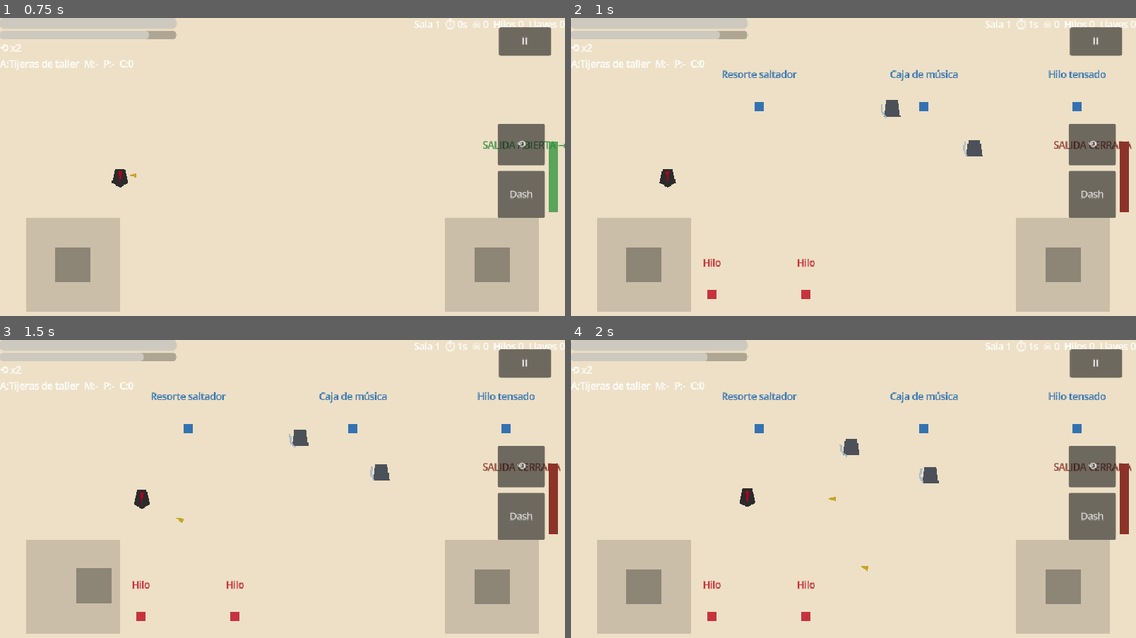
Above: before the commit, frames 1-4 (two rows, left to right).
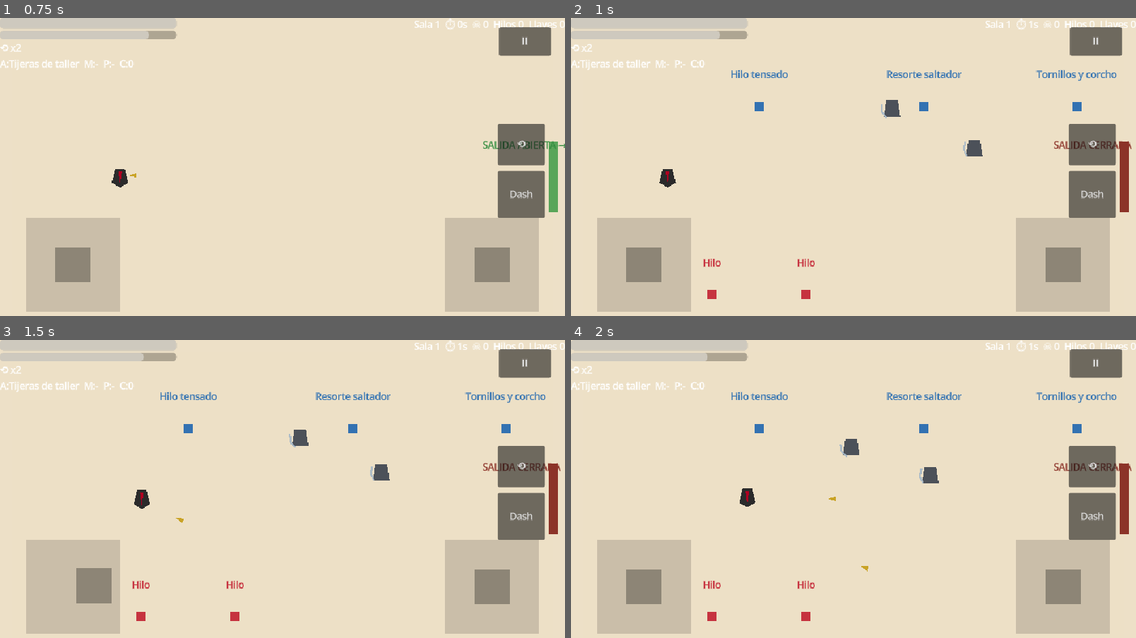
Above: after the commit, the same moments.

Repository: alex0593/Cuerda_y_Tijeras
Game: Godot game, scene res://gameplay/main/game.tscn
Two runs of this game, one before a commit and one after it. Both use one fixed random seed, a clock stepped at 60 frames per second and the inputs below.
Inputs (mouse positions are in pixels of both pictures, inside the frame that each line leads up to):
- Up to frame 1 (0.75 s): tap Enter at 0.5 s; move the mouse to (406, 161) at 0.52 s; hold D (move_right) from 0.53 s (still down); tap Space (dash) at 0.6 s; click (406, 161) at 0.67 s
- Up to frame 2 (1 s): keep holding D (move_right)
- Up to frame 3 (1.5 s): release D (move_right) at 1.25 s; drag from (169, 515) to (531, 497) at 1.27 s
- Up to frame 4 (2 s): no input

Frame 1 is identical in both runs. In frame 2, 0.6% of the frame differs, in the area x 26-97%, y 17-22%; in frame 3, 0.6%; in frame 4, 0.6%.

Commit message:
D-004: pool exclusiva del taller, 2 ofertas a la vista y llave
- economy.json: shop_pool (5 objetos), shop.offers=2, offers_with_key=3,
  key_cost=6 y version=2.
- SynergyDB expone la pool y valida precios, duplicados y el arma inicial.
- RoomGenerator v4 sortea shop_offers en la sala workshop con la semilla;
  la pool del taller ya no cae gratis en recompensas ni en el jefe.
- GameState: buy_key/unlock_shop_offer, visible_shop_offers() y
  shop_extra_unlocked persistido en el guardado.

Diff:
--- a/content/economy.json
+++ b/content/economy.json
@@ -1,5 +1,5 @@
 {
-  "version": 1,
+  "version": 2,
   "loot": {
     "start": [0, 0],
     "combat": [2, 4],
@@ -9,5 +9,12 @@
     "boss": [0, 0]
   },
   "prices": {"común": 5, "especial": 8, "rara": 12},
-  "shop": {"repair_cost": 6, "repair_amount": 1.0}
+  "shop": {
+    "repair_cost": 6,
+    "repair_amount": 1.0,
+    "key_cost": 6,
+    "offers": 2,
+    "offers_with_key": 3
+  },
+  "shop_pool": ["scissors_precision", "music_box", "glass_eye", "iron_magnet", "toy_glue"]
 }
--- a/core/game_state.gd
+++ b/core/game_state.gd
@@ -31,6 +31,8 @@
 var kills := 0
 var threads := 0
 var keys := 0
+# La tercera oferta del taller se paga con una llave (doc 07 §13).
+var shop_extra_unlocked := false
 var items: Array[String] = ["scissors_basic"]
 var item_charges: Dictionary = {}
 var inventory: Dictionary = {}
@@ -78,6 +80,7 @@
 	kills = 0
 	threads = 0
 	keys = 0
+	shop_extra_unlocked = false
 	items = ["scissors_basic"]
 	item_charges.clear()
 	_rebuild_inventory()
@@ -332,6 +335,60 @@
 	heal(SynergyDB.get_repair_amount())
 	return true
 
+# --- Llaves del taller -------------------------------------------------------
+# Una llave abre la tercera oferta de la pool exclusiva y se gasta al usarla.
+
+func get_key_info() -> Dictionary:
+	var cost := SynergyDB.get_key_cost()
+	var result := {"allowed": false, "reason": "", "cost": cost}
+	if not is_running:
+		result["reason"] = "sin partida en curso"
+	elif shop_extra_unlocked:
+		result["reason"] = "ya está abierta"
+	elif keys > 0:
+		result["reason"] = "ya tienes una llave"
+	elif cost <= 0:
+		result["reason"] = "no está a la venta"
+	elif threads < cost:
+		result["reason"] = "faltan hilos"
+	else:
+		result["allowed"] = true
+	return result
+
+func buy_key() -> bool:
+	var info := get_key_info()
+	if not bool(info["allowed"]):
+		return false
+	threads -= int(info["cost"])
+	keys += 1
+	return true
+
+func get_unlock_info() -> Dictionary:
+	var result := {"allowed": false, "reason": ""}
+	if not is_running:
+		result["reason"] = "sin partida en curso"
+	elif shop_extra_unlocked:
+		result["reason"] = "ya está abierta"
+	elif keys < 1:
+		result["reason"] = "falta una llave"
+	else:
+		result["allowed"] = true
+	return result
+
+# Gasta una llave para enseñar la tercera oferta del taller.
+func unlock_shop_offer() -> bool:
+	var info := get_unlock_info()
+	if not bool(info["allowed"]):
+		return false
+	keys -= 1
+	shop_extra_unlocked = true
+	return true
+
+# Cuántas de las ofertas sorteadas se enseñan ahora mismo (doc 07 §13).
+func visible_shop_offers(total: int) -> int:
+	var shown := SynergyDB.get_shop_offers_with_key() if shop_extra_unlocked else SynergyDB.get_shop_offers()
+	return clampi(total, 0, shown)
+
 func consume_item(item_id: String, amount: int = 1) -> bool:
 	if not (item_id in items) or amount <= 0:
 		return false
@@ -386,6 +443,7 @@
 	kills = maxi(0, int(data.get("kills", 0)))
 	threads = maxi(0, int(data.get("threads", 0)))
 	keys = maxi(0, int(data.get("keys", 0)))
+	shop_extra_unlocked = bool(data.get("shop_extra_unlocked", false))
 	items = ["scissors_basic"]
 	var saved_items: Array = data.get("items", [])
 	for item_id in saved_items:
--- a/core/room_generator.gd
+++ b/core/room_generator.gd
@@ -2,7 +2,7 @@
 # Grafo pequeño para vertical slice: inicio -> combate -> tesoro/riesgo -> taller -> jefe.
 extends Node
 
-const GENERATOR_VERSION := 3
+const GENERATOR_VERSION := 4
 
 const VERTICAL_SLICE_FLOW := ["start", "combat", "treasure", "risk", "combat", "workshop", "boss"]
 
@@ -51,6 +51,9 @@
 			room["enemies"] = ["caja_cero"]
 	# Las salas de recompensa ofrecen objetos reales; el resto, nada.
 	room["offers"] = _pick_item_offers(rng, REWARD_OFFER_COUNT) if kind in REWARD_ROOM_KINDS else []
+	# El taller expone su pool exclusiva: se sortea entera para que la tercera
+	# oferta no cambie cuando se desbloquea con una llave (doc 07 §13).
+	room["shop_offers"] = _pick_shop_offers(rng) if kind == "workshop" else []
 	# Botín de hilos en el suelo: la moneda de la partida (content/economy.json).
 	room["loot"] = _roll_loot(rng, kind)
 	# El jefe siempre suelta un objeto del catálogo (decisión 2026-09-25).
@@ -76,9 +79,20 @@
 func _pick_item_offers(rng: RandomNumberGenerator, count: int) -> Array:
 	var pool: Array = []
 	for item_id in _item_ids():
-		if item_id in NON_REWARD_ITEMS:
+		# La pool del taller no se reparte gratis: solo está a la venta allí.
+		if item_id in NON_REWARD_ITEMS or item_id in _shop_pool():
 			continue
 		pool.append(item_id)
+	return _draw_weighted(rng, pool, count)
+
+# Ofertas de la compra: se dibujan de la pool exclusiva de content/economy.json.
+func _pick_shop_offers(rng: RandomNumberGenerator) -> Array:
+	return _draw_weighted(rng, _shop_pool(), _shop_offer_count())
+
+func _draw_weighted(rng: RandomNumberGenerator, source: Array, count: int) -> Array:
+	var pool: Array = []
+	for item_id in source:
+		pool.append(String(item_id))
 	var offers: Array = []
 	while offers.size() < count and not pool.is_empty():
 		var weights: Array = []
@@ -148,6 +162,19 @@
 func _loot_range(kind: String) -> Array:
 	var db := _content_db()
 	return db.get_loot_range(kind) if db else [-1, -1]
+
+# Pool exclusiva del taller y cuántas de sus ofertas se sortean por partida.
+func _shop_pool() -> Array:
+	var db := _content_db()
+	return db.get_shop_pool() if db else []
+
+func _shop_offer_count() -> int:
+	var db := _content_db()
+	return db.get_shop_offers_with_key() if db else 0
+
+func _shop_visible_count() -> int:
+	var db := _content_db()
+	return db.get_shop_offers() if db else 0
 
 func enemy_budget(room: Dictionary) -> int:
 	var total := 0
@@ -178,6 +205,8 @@
 	for item_id in offers:
 		if _item(String(item_id)).is_empty():
 			errors.append("reward room ofrece objeto desconocido %s" % item_id)
+		elif String(item_id) in _shop_pool():
+			errors.append("la pool del taller no se reparte gratis (%s)" % item_id)
 	# Botín de hilos: cantidad dentro del rango de content/economy.json.
 	var limits := _loot_range(kind)
 	if int(limits[0]) < 0:
@@ -192,10 +221,31 @@
 	# El jefe suelta siempre un objeto alcanzable y distinto del arma inicial.
 	var boss_drop := String(room.get("boss_drop", ""))
 	if kind == "boss":
-		if boss_drop == "" or _item(boss_drop).is_empty() or boss_drop in NON_REWARD_ITEMS:
-			errors.append("boss_drop debe ser un objeto del catálogo distinto del inicial")
+		if boss_drop == "" or _item(boss_drop).is_empty() or boss_drop in NON_REWARD_ITEMS or boss_drop in _shop_pool():
+			errors.append("boss_drop debe ser un objeto alcanzable distinto del inicial")
 	elif boss_drop != "":
 		errors.append("solo la sala de jefe define boss_drop")
+	# El taller vende su propia pool: ofertas únicas, con precio y alcanzables.
+	var shop_offers: Array = room.get("shop_offers", [])
+	var wanted := _shop_offer_count()
+	var db := _content_db()
+	if kind == "workshop":
+		if shop_offers.size() != wanted:
+			errors.append("el taller debe componer %d ofertas de su pool" % wanted)
+	elif not shop_offers.is_empty():
+		errors.append("solo la sala de taller define shop_offers")
+	if shop_offers.size() != _unique_count(shop_offers):
+		errors.append("el taller repite ofertas")
+	if wanted < _shop_visible_count():
+		errors.append("economy.json no permite mostrar %d de %d ofertas" % [_shop_visible_count(), wanted])
+	for item_id in shop_offers:
+		var offer := String(item_id)
+		if not (offer in _shop_pool()):
+			errors.append("el taller vende %s fuera de su pool" % offer)
+		elif _item(offer).is_empty():
+			errors.append("el taller vende objeto desconocido %s" % offer)
+		elif db != null and int(db.get_price(offer)) <= 0:
+			errors.append("el taller vende %s sin precio" % offer)
 	return errors
 
 func _unique_count(values: Array) -> int:
--- a/core/save_service.gd
+++ b/core/save_service.gd
@@ -71,6 +71,7 @@
 		"kills": GameState.kills,
 		"threads": GameState.threads,
 		"keys": GameState.keys,
+		"shop_extra_unlocked": GameState.shop_extra_unlocked,
 		"run_time": GameState.run_time,
 		"cause_of_death": GameState.cause_of_death,
 	}
--- a/core/synergy_db.gd
+++ b/core/synergy_db.gd
@@ -91,6 +91,21 @@
 
 func get_repair_amount() -> float:
 	return float(_map(economy_data.get("shop", {})).get("repair_amount", 0.0))
+
+func get_key_cost() -> int:
+	return int(_map(economy_data.get("shop", {})).get("key_cost", 0))
+
+# Ofertas del taller: cuántas se enseñan y cuántas se ven gastando una llave.
+func get_shop_offers() -> int:
+	return int(_map(economy_data.get("shop", {})).get("offers", 0))
+
+func get_shop_offers_with_key() -> int:
+	return int(_map(economy_data.get("shop", {})).get("offers_with_key", 0))
+
+# Pool exclusiva del taller: estos objetos no se ofrecen gratis en ninguna sala.
+func get_shop_pool() -> Array:
+	var value = economy_data.get("shop_pool", null)
+	return value if value is Array else []
 
 # Rango [mín, máx] de hilos que suelta una sala; [-1, -1] si el tipo no existe.
 func get_loot_range(room_kind: String) -> Array:
@@ -170,6 +185,27 @@
 			errors.append("economy.json necesita repair_cost positivo")
 		if get_repair_amount() <= 0.0:
 			errors.append("economy.json necesita repair_amount positivo")
+		if get_key_cost() <= 0:
+			errors.append("economy.json necesita key_cost positivo")
+		var offers := get_shop_offers()
+		var offers_with_key := get_shop_offers_with_key()
+		if offers <= 0:
+			errors.append("economy.json necesita offers positivo")
+		if offers_with_key < offers:
+			errors.append("economy.json offers_with_key debe ser mayor o igual que offers")
+		var pool := get_shop_pool()
+		if pool.size() < offers_with_key:
+			errors.append("economy.json shop_pool necesita al menos %d objetos" % offers_with_key)
+		var seen := {}
+		for value in pool:
+			var pool_item := String(value)
+			if not items_data.is_empty() and not items_data.has(pool_item):
+				errors.append("economy.json shop_pool pide %s desconocido" % pool_item)
+			if pool_item == "scissors_basic":
+				errors.append("economy.json no puede vender el arma inicial")
+			if seen.has(pool_item):
+				errors.append("economy.json shop_pool repite %s" % pool_item)
+			seen[pool_item] = true
 		var loot := _map(economy_data.get("loot", {}))
 		if loot.is_empty():
 			errors.append("economy.json requiere el mapa loot")
